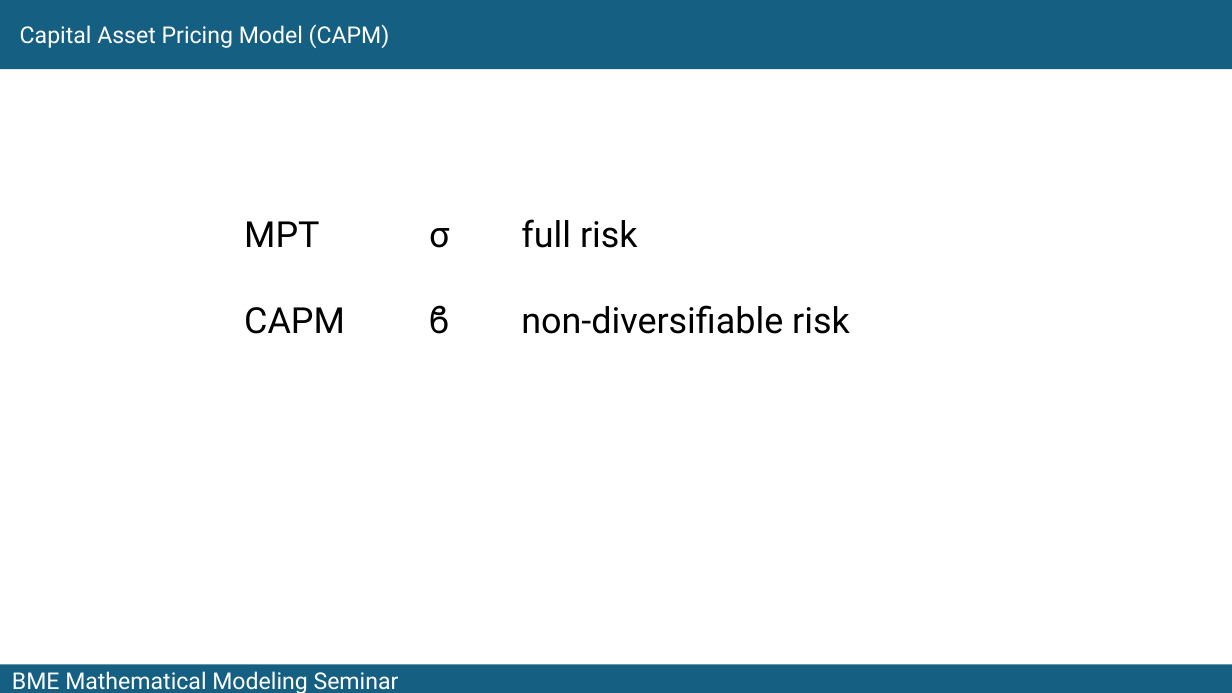
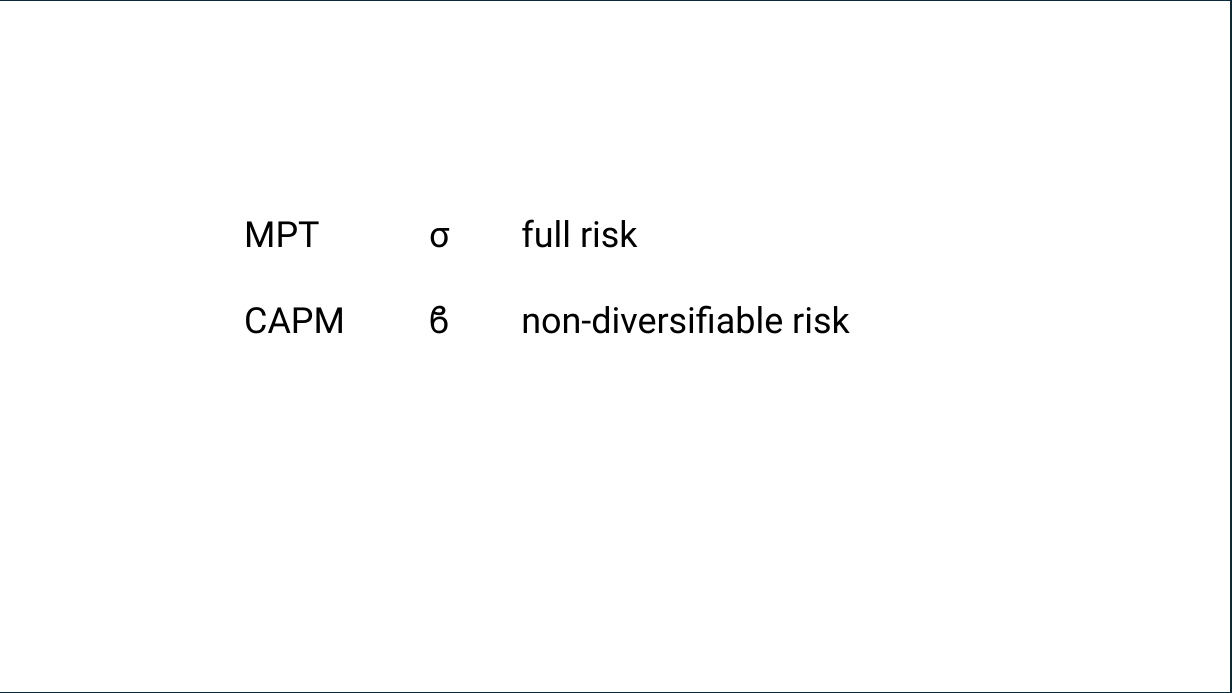
Before and after one commit to fij/btup, a slide deck: slide 20 of MMS_2024_09_10/Farkas_2024_09_10.pptx. Drawn at 1232x693 pixels with LibreOffice and Linux fonts; fonts in the diff are those of the drawing; background and template pictures are left out. Boxes give left, top, right and bottom in pixels: in the first picture for what was removed or moved away, otherwise in the second. Text is boxed around its words. In the diff, an @@ line names an element or a change of style, - is before the commit and + after.

```diff
--- a/MMS_2024_09_10/Farkas_2024_09_10.pptx
+++ b/MMS_2024_09_10/Farkas_2024_09_10.pptx
@@ rectangle added at bbox=[0, 0, 1231, 693], fill #FFFFFF, outline #092A39 1.5 pt @@
```
Also in this commit, not shown: 24 other slides changed.
